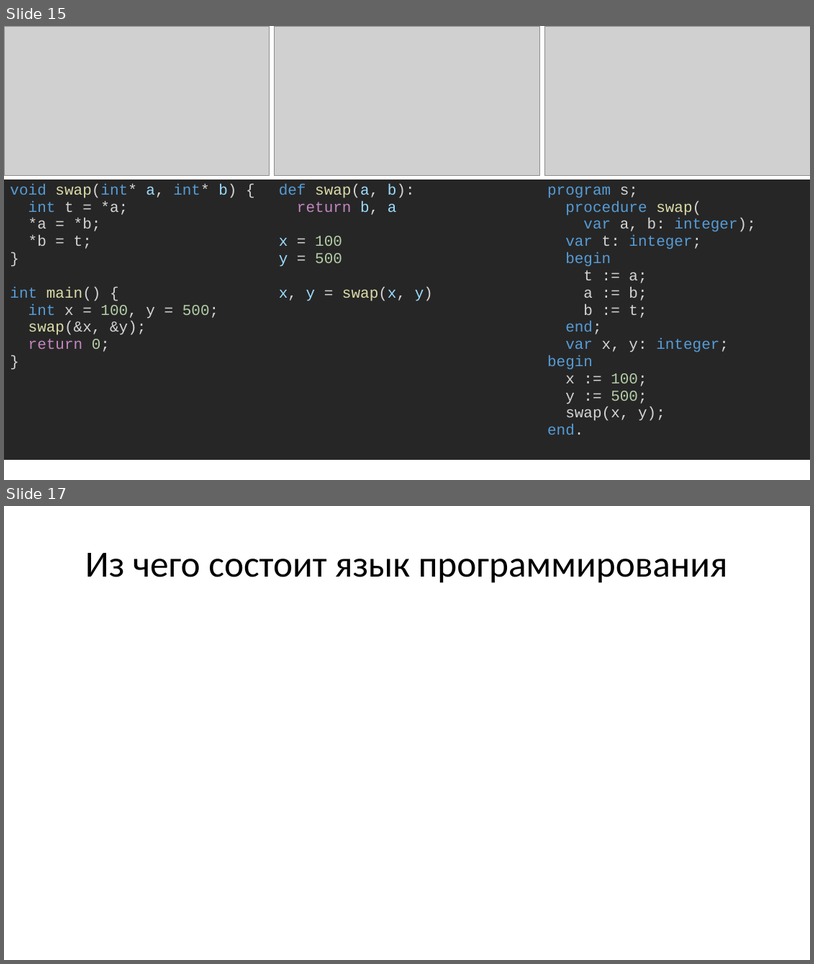
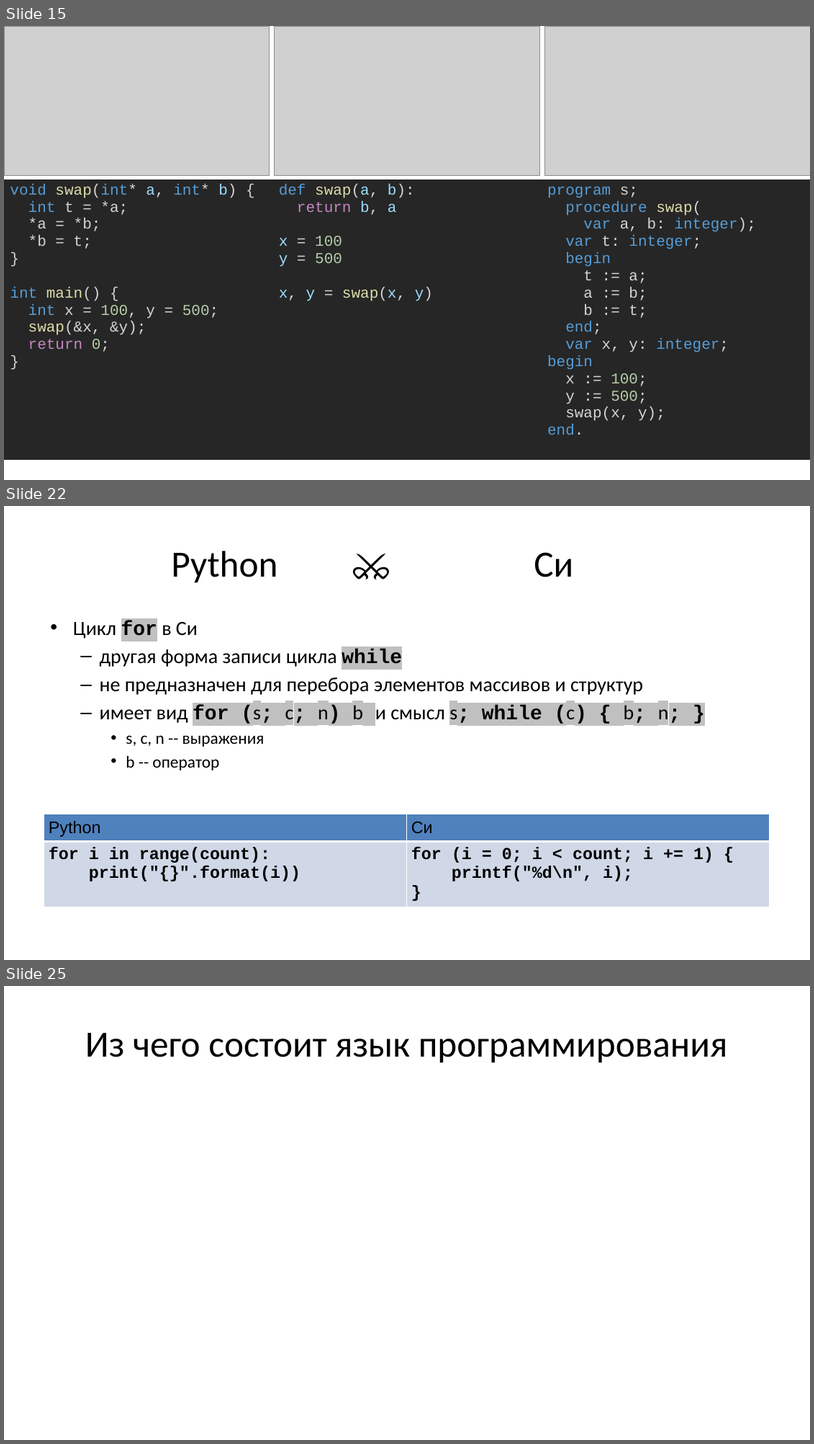
Before and after one commit to Evgueni-Petrov-aka-espetrov/Algorithms-and-Programming-in-C-pptx, a slide deck: 02.75 Лексика и концепции языка Си.pptx. Shown one above the other, each under a label of ours: slides 15 and 17 before the commit, slides 15, 22 and 25 after it; the slides between them are not shown. The pictures are 814x964 and 814x1444 pixels, drawn with LibreOffice and Linux fonts; fonts in the diff are those of the drawing; grey boxes stand for pictures. Boxes give left, top, right and bottom in pixels: in the first picture for what was removed or moved away, otherwise in the second. Text is boxed around its words. In the diff, an @@ line names an element or a change of style, - is before the commit and + after.

```diff
--- a/02.75 Лексика и концепции языка Си.pptx
+++ b/02.75 Лексика и концепции языка Си.pptx
@@ slide 22 added at [4, 506, 810, 960], background #FFFFFF @@
@@ title added at [171, 551, 574, 583], 44 pt, text #000000 @@
+Python ⚔️ Си
@@ text added at [73, 620, 682, 770], 24 pt, text #000000 @@
+• Цикл for в Си
+  – другая форма записи цикла while
+  – не предназначен для перебора элементов массивов и структур
+  – имеет вид for (s; c; n) b и смысл s; while (c) { b; n; }
+    • s, c, n -- выражения
+    • b -- оператор
@@ table added at [44, 814, 771, 911], 2 rows, 2 columns @@
+Python | Си
+for i in range(count): / print("{}".format(i)) | for (i = 0; i < count; i += 1) { / printf("%d\n", i); / }
@@ what was slide 17 is now slide 25 @@
```
Also in this commit, not shown: 7 other slides added.
